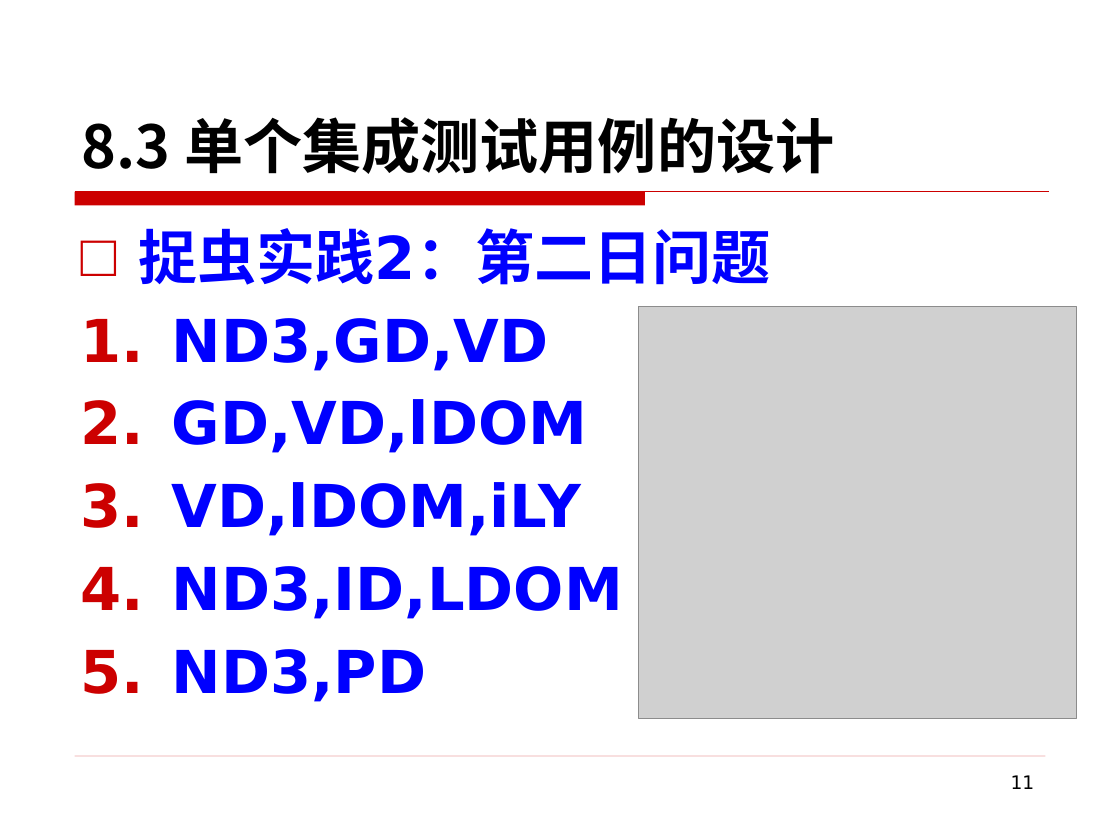
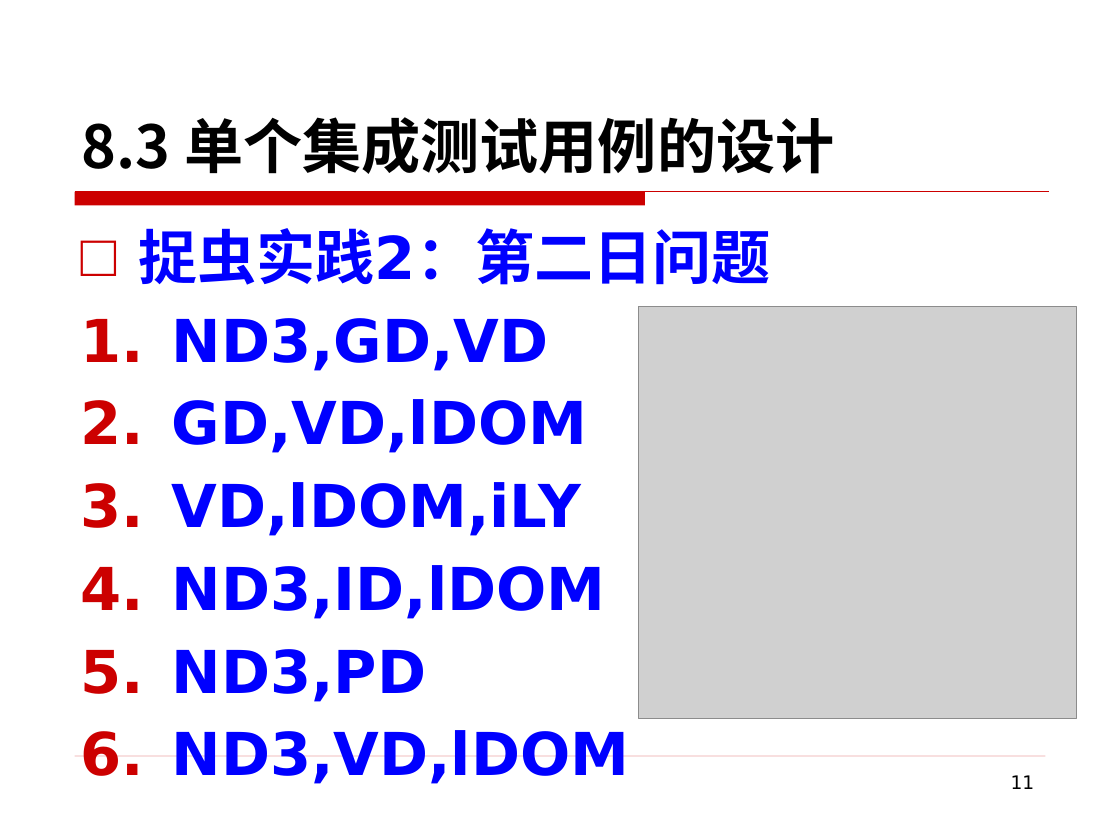
Before and after one commit to edu2act/course-foundation-software-tesing, a slide deck: slide 11 of PPT/第三部分 软件测试应用/8 集成测试.pptx. Drawn at 1120x840 pixels with LibreOffice and Linux fonts; fonts in the diff are those of the drawing; grey boxes stand for pictures; background and template pictures are left out. Boxes give left, top, right and bottom in pixels: in the first picture for what was removed or moved away, otherwise in the second. Text is boxed around its words. In the diff, an @@ line names an element or a change of style, - is before the commit and + after.

Commit message:
系统测试

```diff
--- a/PPT/第三部分 软件测试应用/8 集成测试.pptx
+++ b/PPT/第三部分 软件测试应用/8 集成测试.pptx
@@ text at box(172, 565, 606, 619): text changed @@
-4. ND3,ID,LDOM
+4. ND3,ID,lDOM
@@ text at box(172, 730, 630, 784): paragraph added @@
+6. ND3,VD,lDOM
```
Also in this commit, not shown: 5 other slides changed, 7 other files.
